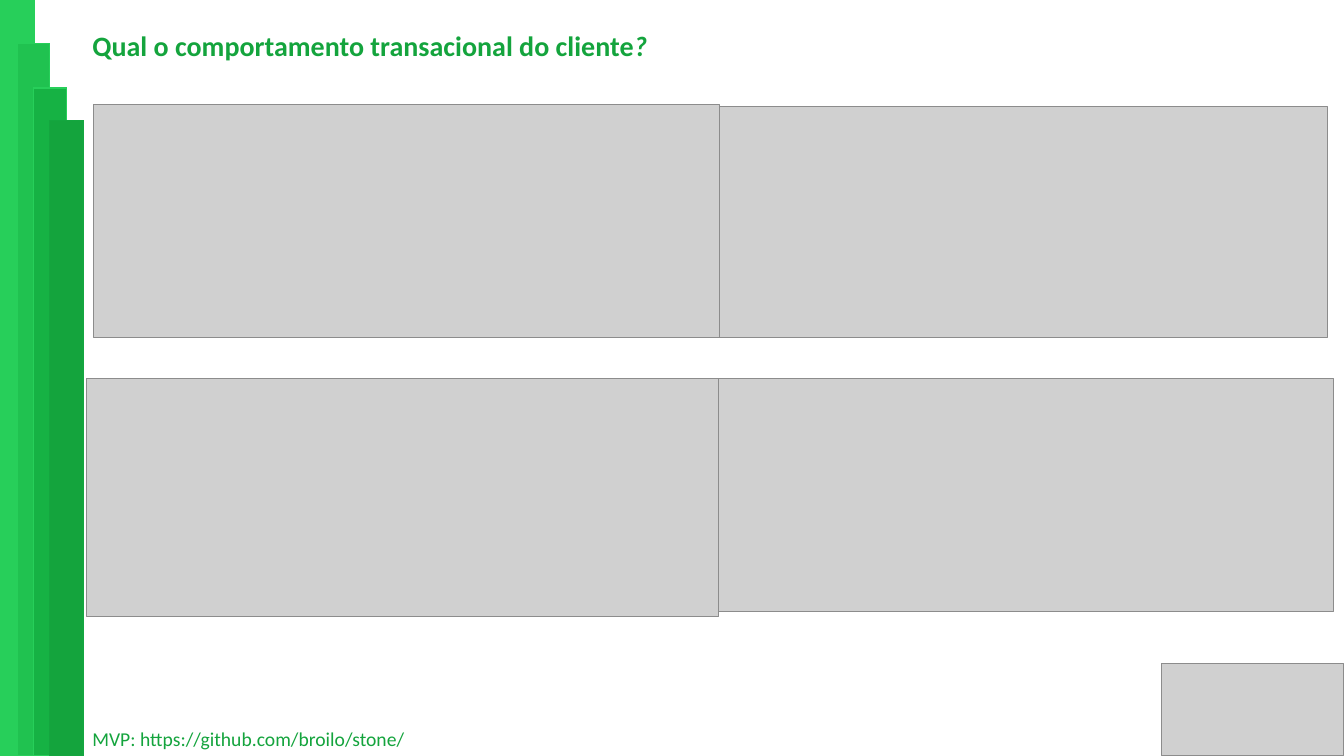
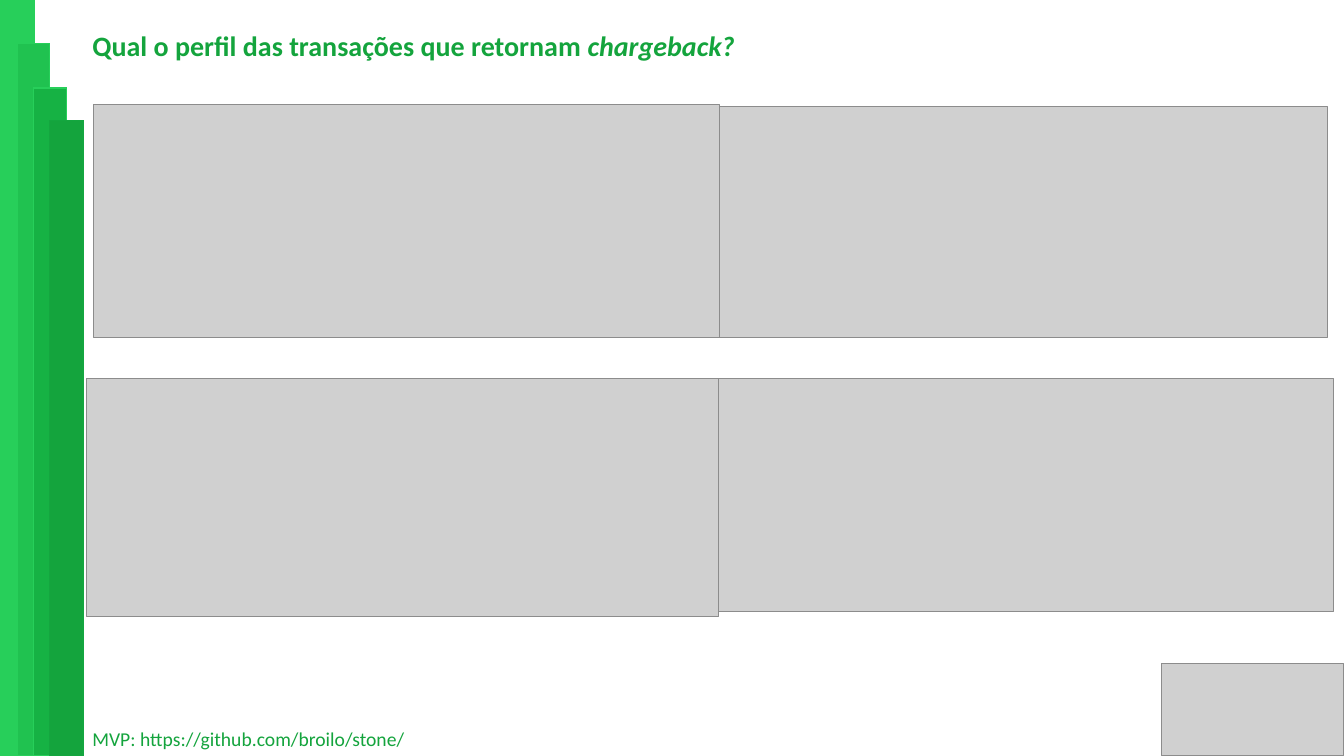
Before and after one commit to broilo/stone, a slide deck: slide 14 of 202224051100_stone.pptx. Drawn at 1344x756 pixels with LibreOffice and Linux fonts; fonts in the diff are those of the drawing; grey boxes stand for pictures. Boxes give left, top, right and bottom in pixels: in the first picture for what was removed or moved away, otherwise in the second. Text is boxed around its words. In the diff, an @@ line names an element or a change of style, - is before the commit and + after.

Commit message:
add: update -> correct typo in slide 14

```diff
--- a/202224051100_stone.pptx
+++ b/202224051100_stone.pptx
@@ text at [92, 36, 735, 61]: text changed @@
-Qual o comportamento transacional do cliente?
+Qual o perfil das transações que retornam chargeback?
```
